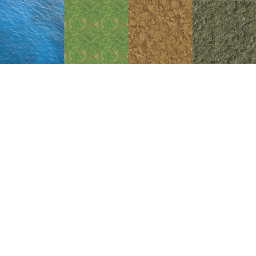
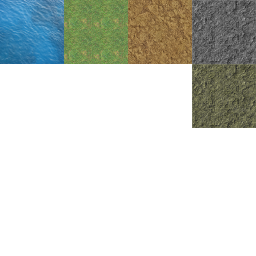
The second 256x256 image is a revision of the first. Changes to its layers:
painted on "Layer" over (192, 0, 256, 128)
